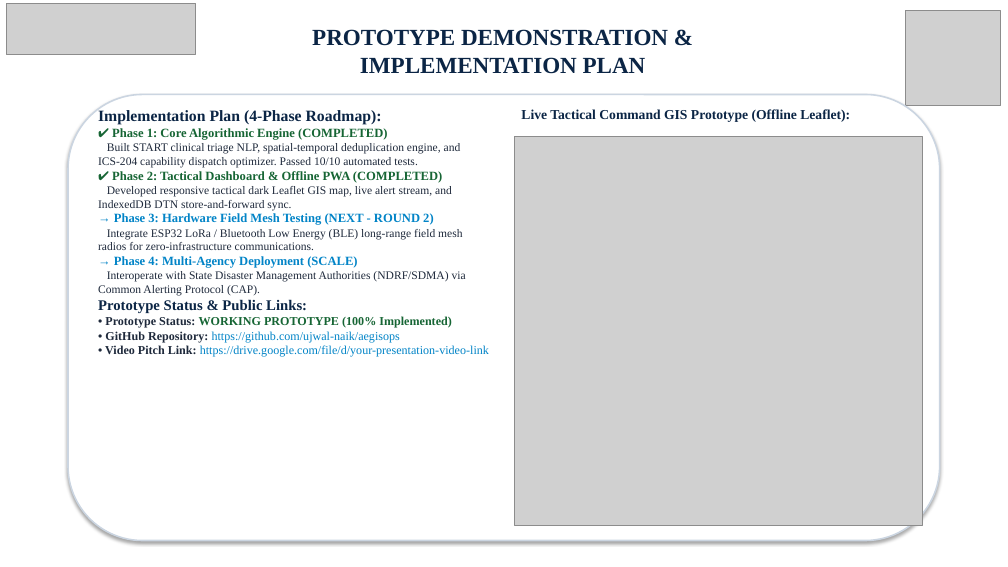
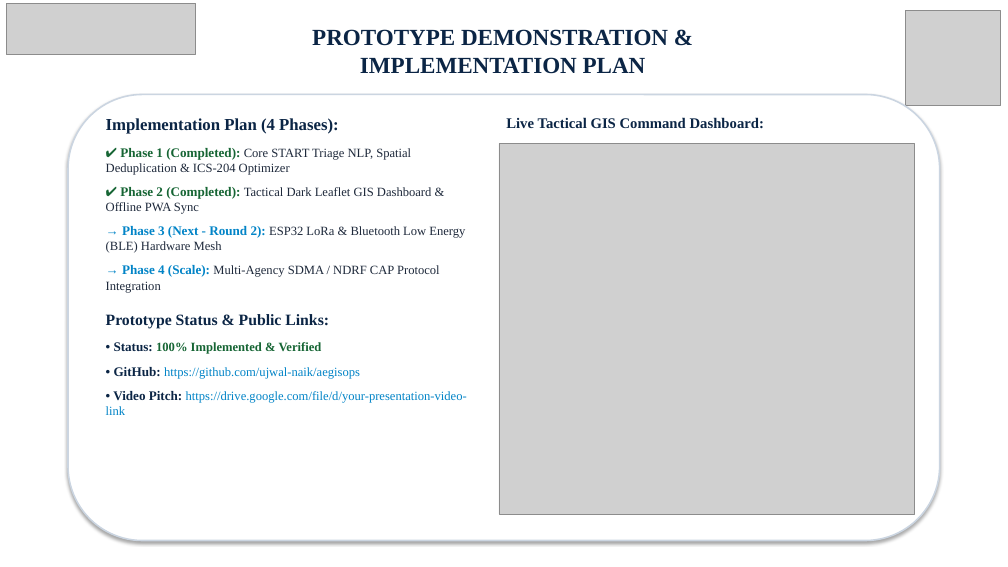
Before and after one commit to ujwal-naik/aegisops, a slide deck: slide 6 of AegisOps_Official_Pitch.pptx. Drawn at 1008x567 pixels with LibreOffice and Linux fonts; fonts in the diff are those of the drawing; grey boxes stand for pictures; background and template pictures are left out. Boxes give left, top, right and bottom in pixels: in the first picture for what was removed or moved away, otherwise in the second. Text is boxed around its words. In the diff, an @@ line names an element or a change of style, - is before the commit and + after.

Commit message:
Refactor presentation layout for enhanced readability, generous spacing, and remove redundant files

```diff
--- a/AegisOps_Official_Pitch.pptx
+++ b/AegisOps_Official_Pitch.pptx
@@ text "Implementation Plan (4 Phases):": place and size @@
-text "Implementation Plan (4 Phases):" at [98, 108, 489, 357]
+text "Implementation Plan (4 Phases):" at [106, 118, 467, 415]
@@ text at [106, 118, 465, 293]: text changed; size 11 to 12 pt @@
-Implementation Plan (4-Phase Roadmap):
-✔ Phase 1: Core Algorithmic Engine (COMPLETED)
-Built START clinical triage NLP, spatial-temporal deduplication engine, and ICS-204 capability dispatch optimizer. Passed 10/10 automated tests.
-✔ Phase 2: Tactical Dashboard & Offline PWA (COMPLETED)
-Developed responsive tactical dark Leaflet GIS map, live alert stream, and IndexedDB DTN store-and-forward sync.
-→ Phase 3: Hardware Field Mesh Testing (NEXT - ROUND 2)
-Integrate ESP32 LoRa / Bluetooth Low Energy (BLE) long-range field mesh radios for zero-infrastructure communications.
-→ Phase 4: Multi-Agency Deployment (SCALE)
-Interoperate with State Disaster Management Authorities (NDRF/SDMA) via Common Alerting Protocol (CAP).
+Implementation Plan (4 Phases):
+✔ Phase 1 (Completed): Core START Triage NLP, Spatial Deduplication & ICS-204 Optimizer
+✔ Phase 2 (Completed): Tactical Dark Leaflet GIS Dashboard & Offline PWA Sync
+→ Phase 3 (Next - Round 2): ESP32 LoRa & Bluetooth Low Energy (BLE) Hardware Mesh
+→ Phase 4 (Scale): Multi-Agency SDMA / NDRF CAP Protocol Integration
@@ text at [506, 117, 764, 129]: text changed; size 13 to 14 pt @@
-Live Tactical Command GIS Prototype (Offline Leaflet):
+Live Tactical GIS Command Dashboard:
@@ picture: place and size @@
-picture at [514, 136, 923, 526]
+picture at [499, 144, 915, 514]
@@ text at [106, 314, 329, 328]: size 14 to 15 pt in "Prototype Status & Public Links:"; more space between paragraphs @@
@@ text at [106, 342, 467, 415]: text changed; size 11.5 to 12 pt @@
-• Prototype Status: WORKING PROTOTYPE (100% Implemented)
-• GitHub Repository: https://github.com/ujwal-naik/aegisops
-• Video Pitch Link: https://drive.google.com/file/d/your-presentation-video-link
+• Status: 100% Implemented & Verified
+• GitHub: https://github.com/ujwal-naik/aegisops
+• Video Pitch: https://drive.google.com/file/d/your-presentation-video-link
```
Also in this commit, not shown: 6 other slides changed, 15 other files.
